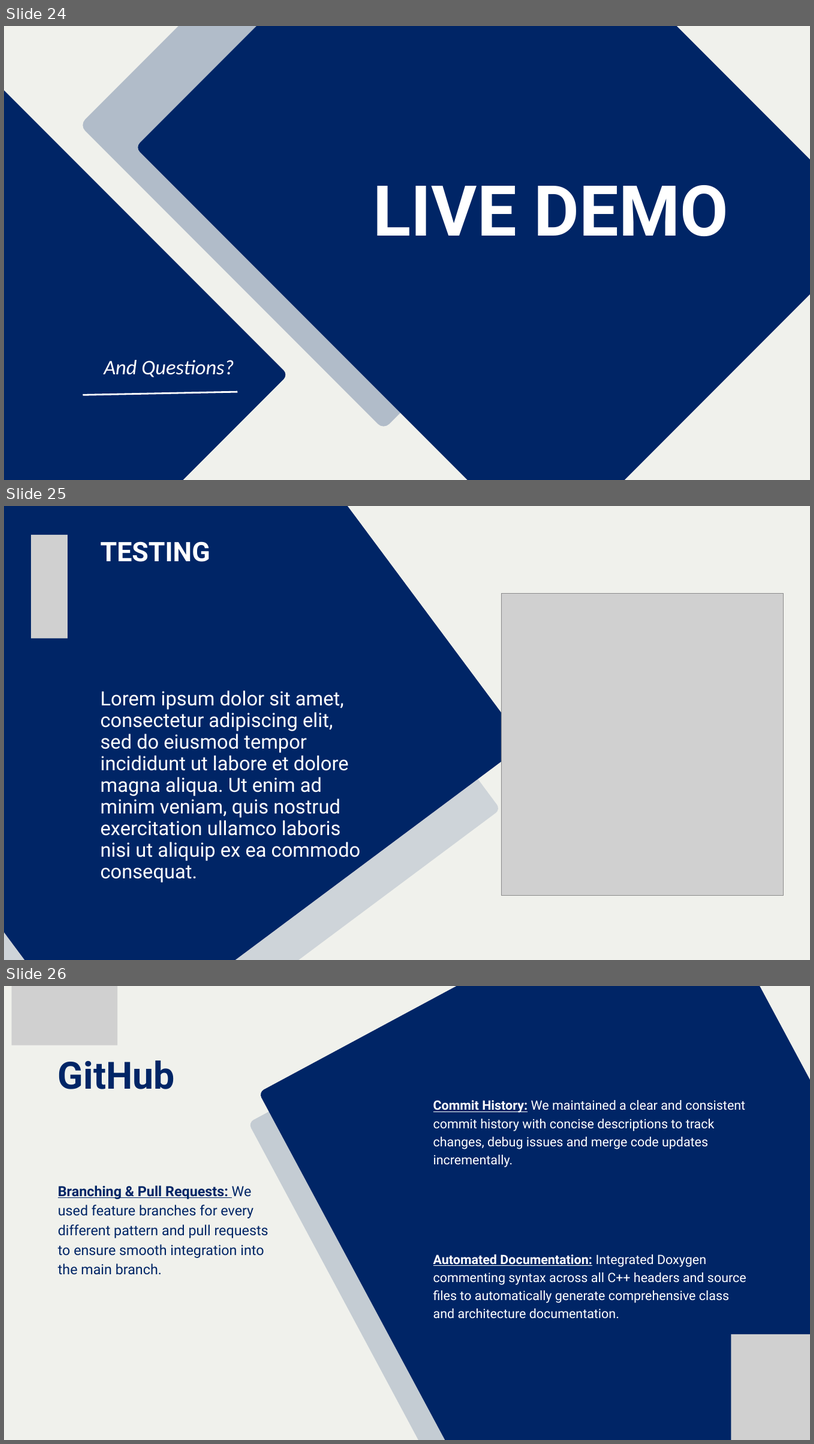
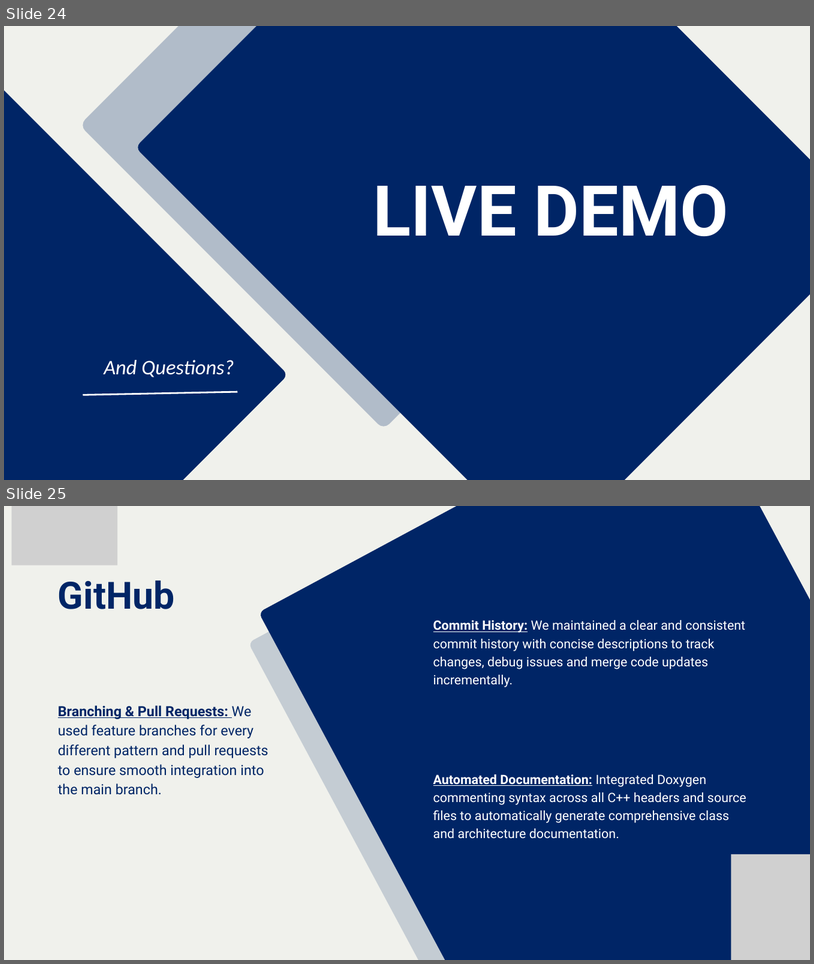
Before and after one commit to elme21/COS-214-Prac-6, a slide deck: docs/Navy and White Modern Group Project Presentation.pptx. Shown one above the other, each under a label of ours: slides 24, 25 and 26 before the commit, slides 24 and 25 after it. The pictures are 814x1444 and 814x964 pixels, drawn with LibreOffice and Linux fonts; fonts in the diff are those of the drawing; grey boxes stand for pictures. Boxes give left, top, right and bottom in pixels: in the first picture for what was removed or moved away, otherwise in the second. Text is boxed around its words. In the diff, an @@ line names an element or a change of style, - is before the commit and + after.

Commit message:
Added updated slide show

```diff
--- a/docs/Navy and White Modern Group Project Presentation.pptx
+++ b/docs/Navy and White Modern Group Project Presentation.pptx
@@ slide 25 removed at <box>4,506,810,960</box>, background #F0F1EC @@
@@ freeform shape removed at <box>4,506,500,960</box> @@
@@ freeform shape removed at <box>4,506,525,960</box> @@
@@ picture removed at <box>31,535,68,638</box> @@
@@ text removed at <box>101,541,210,562</box> @@
-TESTING
@@ picture removed at <box>501,593,784,895</box> @@
@@ text removed at <box>101,690,361,882</box> @@
-Lorem ipsum dolor sit amet, consectetur adipiscing elit, sed do eiusmod tempor incididunt ut labore et dolore magna aliqua. Ut enim ad minim veniam, quis nostrud exercitation ullamco laboris nisi ut aliquip ex ea commodo consequat.
@@ what was slide 26 is now slide 25 @@
```
Also in this commit, not shown: 1 other file.
